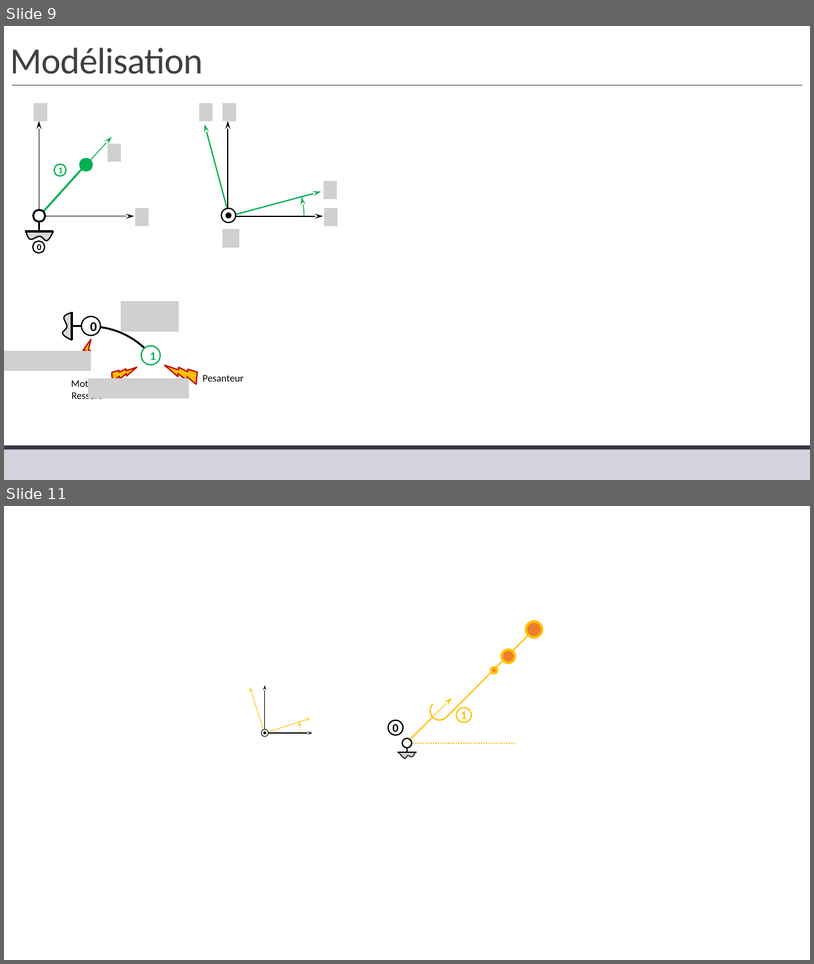
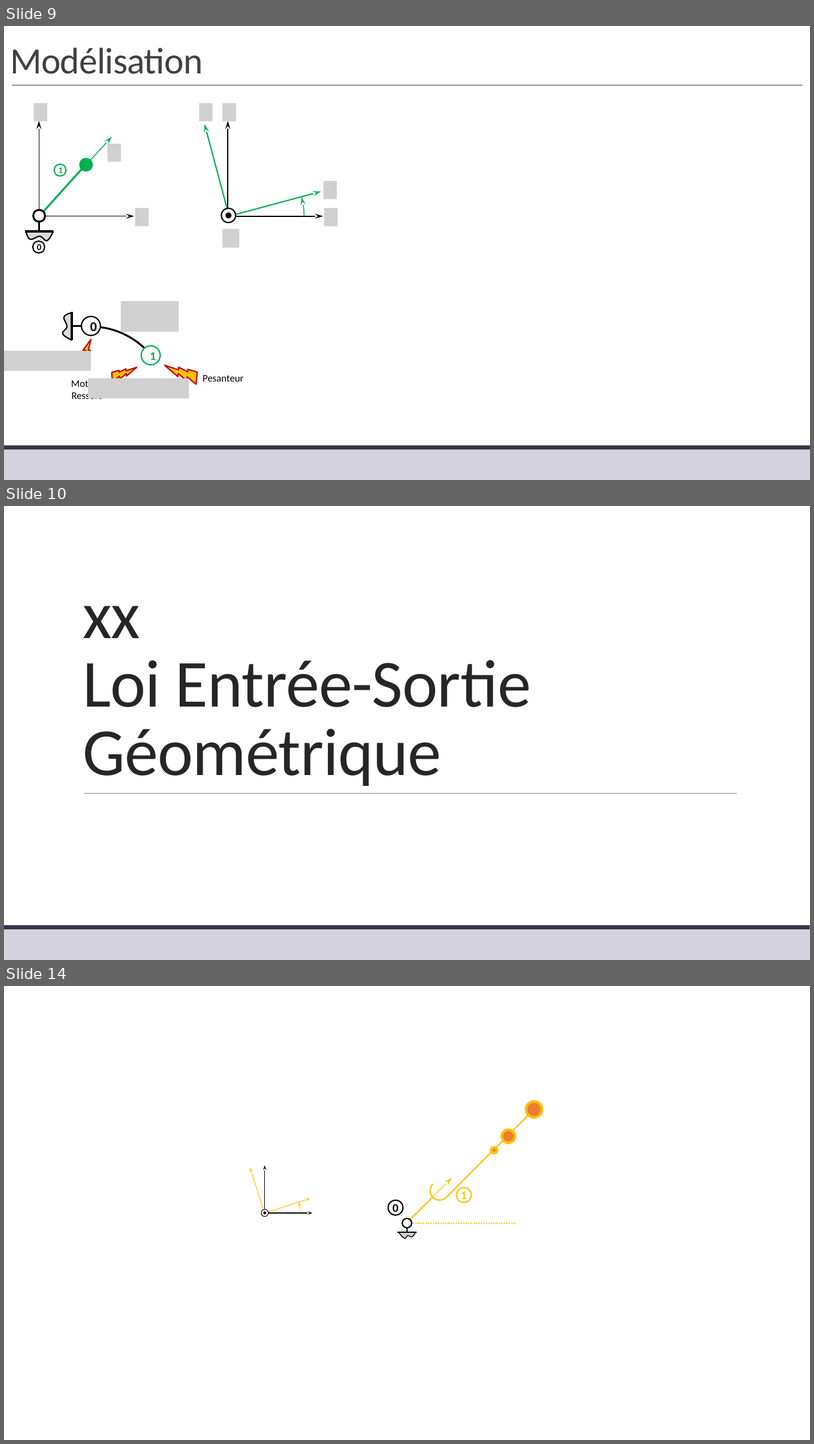
Before and after one commit to xpessoles/TP_Corriges, a slide deck: 19_Sympact/19_Sympact_Corrige.pptx. Shown one above the other, each under a label of ours: slides 9 and 11 before the commit, slides 9, 10 and 14 after it; the slides between them are not shown. The pictures are 814x964 and 814x1444 pixels, drawn with LibreOffice and Linux fonts; fonts in the diff are those of the drawing; grey boxes stand for pictures; background and template pictures are left out. Boxes give left, top, right and bottom in pixels: in the first picture for what was removed or moved away, otherwise in the second. Text is boxed around its words. In the diff, an @@ line names an element or a change of style, - is before the commit and + after.

```diff
--- a/19_Sympact/19_Sympact_Corrige.pptx
+++ b/19_Sympact/19_Sympact_Corrige.pptx
@@ slide 10 added at box(4, 506, 810, 960), background #FFFFFF; not listed: 2 template elements that a slide beside it also shows @@
@@ title added at box(83, 606, 531, 786), 80 pt, text #262626 @@
+xx
+Loi Entrée-Sortie Géométrique
@@ line added from (84, 793) to (737, 793), #808080 0.5 pt @@
@@ what was slide 11 is now slide 14 @@
```
Also in this commit, not shown: 2 other slides added.
